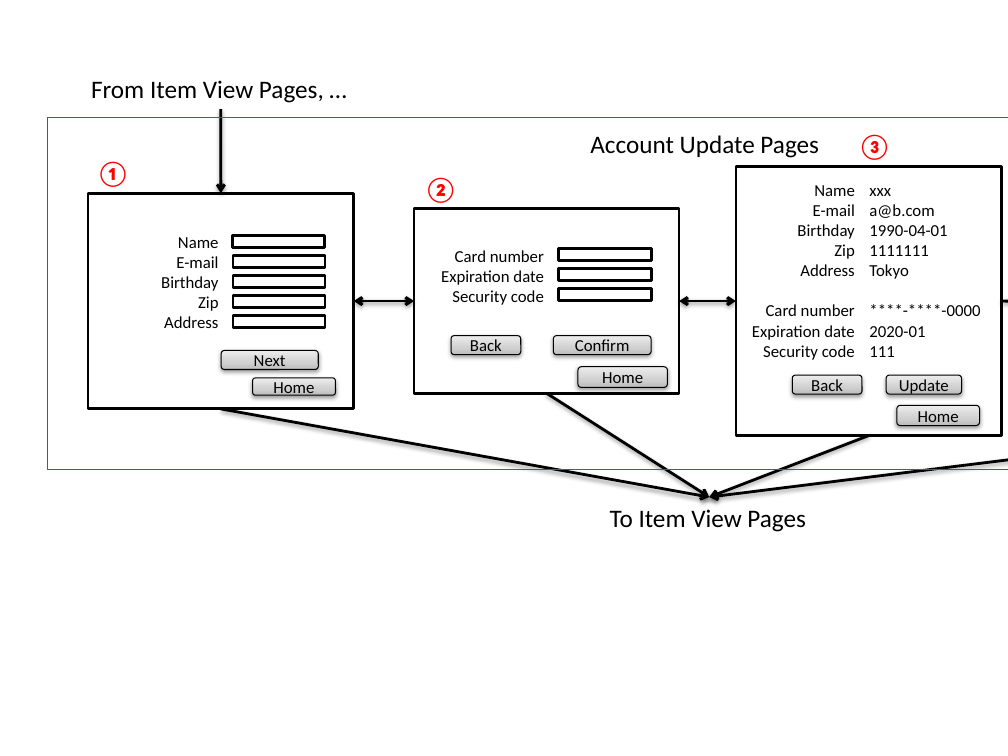
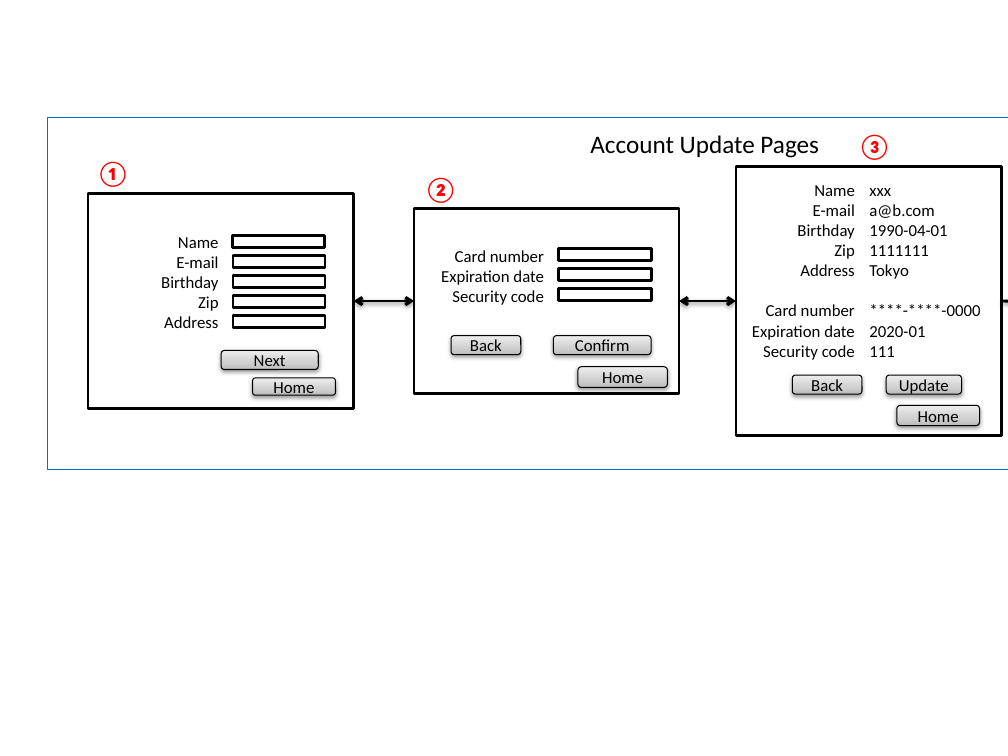
Before and after one commit to ynojima/guideline, a slide deck: slide 2 of source/TutorialSession/images_Session/materialSessionTutorial.pptx. Drawn at 1008x756 pixels with LibreOffice and Linux fonts; fonts in the diff are those of the drawing. Boxes give left, top, right and bottom in pixels: in the first picture for what was removed or moved away, otherwise in the second. Text is boxed around its words. In the diff, an @@ line names an element or a change of style, - is before the commit and + after.

```diff
--- a/source/TutorialSession/images_Session/materialSessionTutorial.pptx
+++ b/source/TutorialSession/images_Session/materialSessionTutorial.pptx
@@ text removed at [91, 80, 324, 103] @@
-From Item View Pages, …
@@ arrow removed from (221, 109) to (221, 194) @@
@@ arrow removed from (221, 409) to (710, 497) @@
@@ arrow removed from (546, 393) to (710, 497) @@
@@ arrow removed from (869, 435) to (710, 497) @@
@@ arrow removed from (1008, 436) to (710, 497) @@
@@ text removed at [610, 509, 806, 532] @@
-To Item View Pages
```
Also in this commit, not shown: 1 other slide changed, 3 other files.
